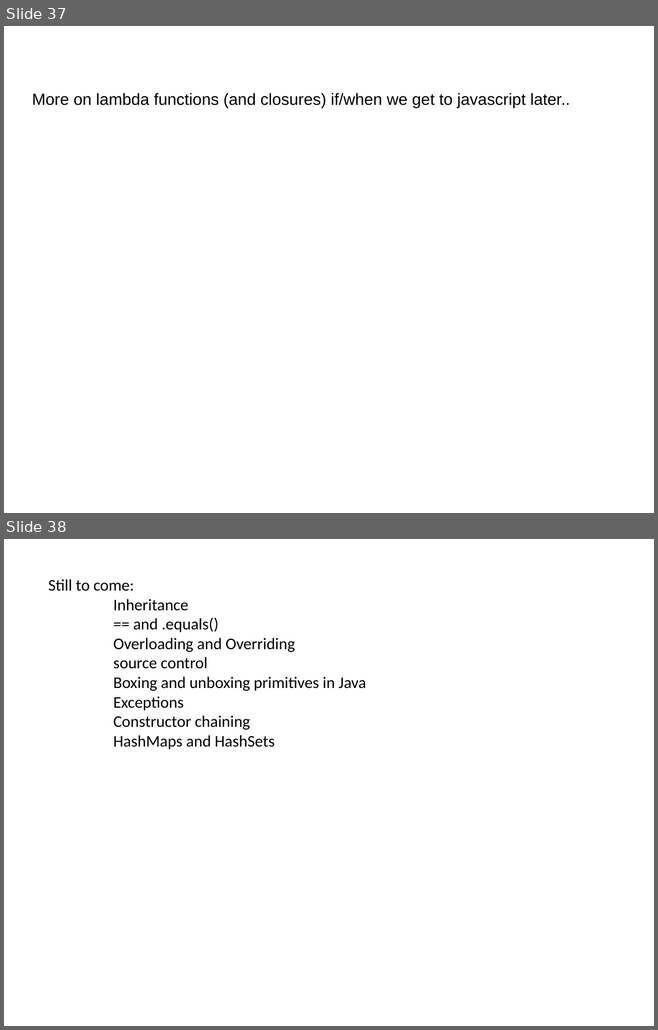
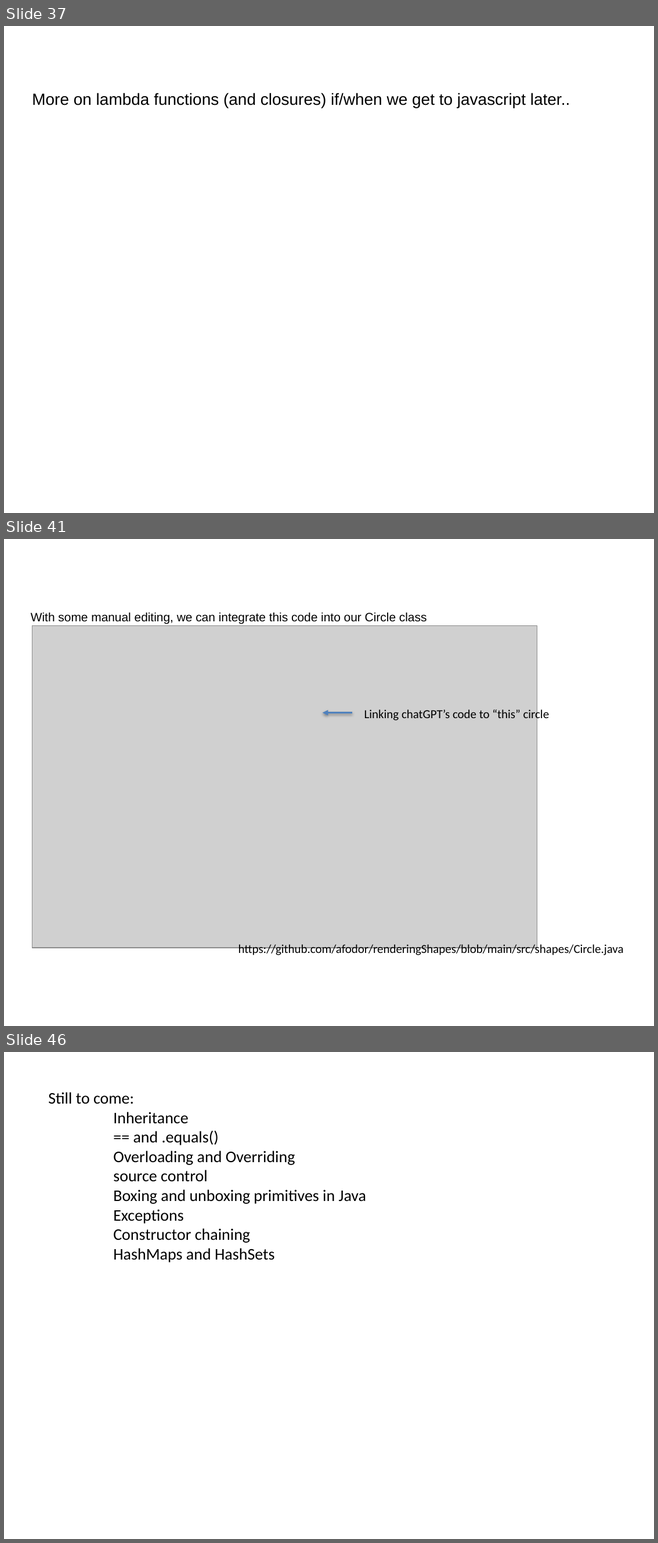
Before and after one commit to fodorclasses/fodorclasses.github.io, a slide deck: classes/prog2024/Prog3-Lecture07.pptx. Shown one above the other, each under a label of ours: slides 37 and 38 before the commit, slides 37, 41 and 46 after it; the slides between them are not shown. The pictures are 658x1030 and 658x1543 pixels, drawn with LibreOffice and Linux fonts; fonts in the diff are those of the drawing; grey boxes stand for pictures. Boxes give left, top, right and bottom in pixels: in the first picture for what was removed or moved away, otherwise in the second. Text is boxed around its words. In the diff, an @@ line names an element or a change of style, - is before the commit and + after.

```diff
--- a/classes/prog2024/Prog3-Lecture07.pptx
+++ b/classes/prog2024/Prog3-Lecture07.pptx
@@ slide 41 added at <box>4,539,654,1026</box>, background #FFFFFF @@
@@ text added at <box>31,612,427,624</box>, 13.5 pt, text #000000 @@
+With some manual editing, we can integrate this code into our Circle class
@@ picture added at <box>32,626,536,948</box> @@
@@ text added at <box>364,708,549,722</box>, 13.5 pt, text #000000 @@
+Linking chatGPT’s code to “this” circle
@@ arrow added from (352, 713) to (322, 713), #4F81BD 2 pt @@
@@ text added at <box>238,943,623,955</box>, 13.5 pt, text #000000 @@
+https://github.com/afodor/renderingShapes/blob/main/src/shapes/Circle.java
@@ what was slide 38 is now slide 46 @@
```
Also in this commit, not shown: 2 slides changed, 7 other slides added, 1 other file.
